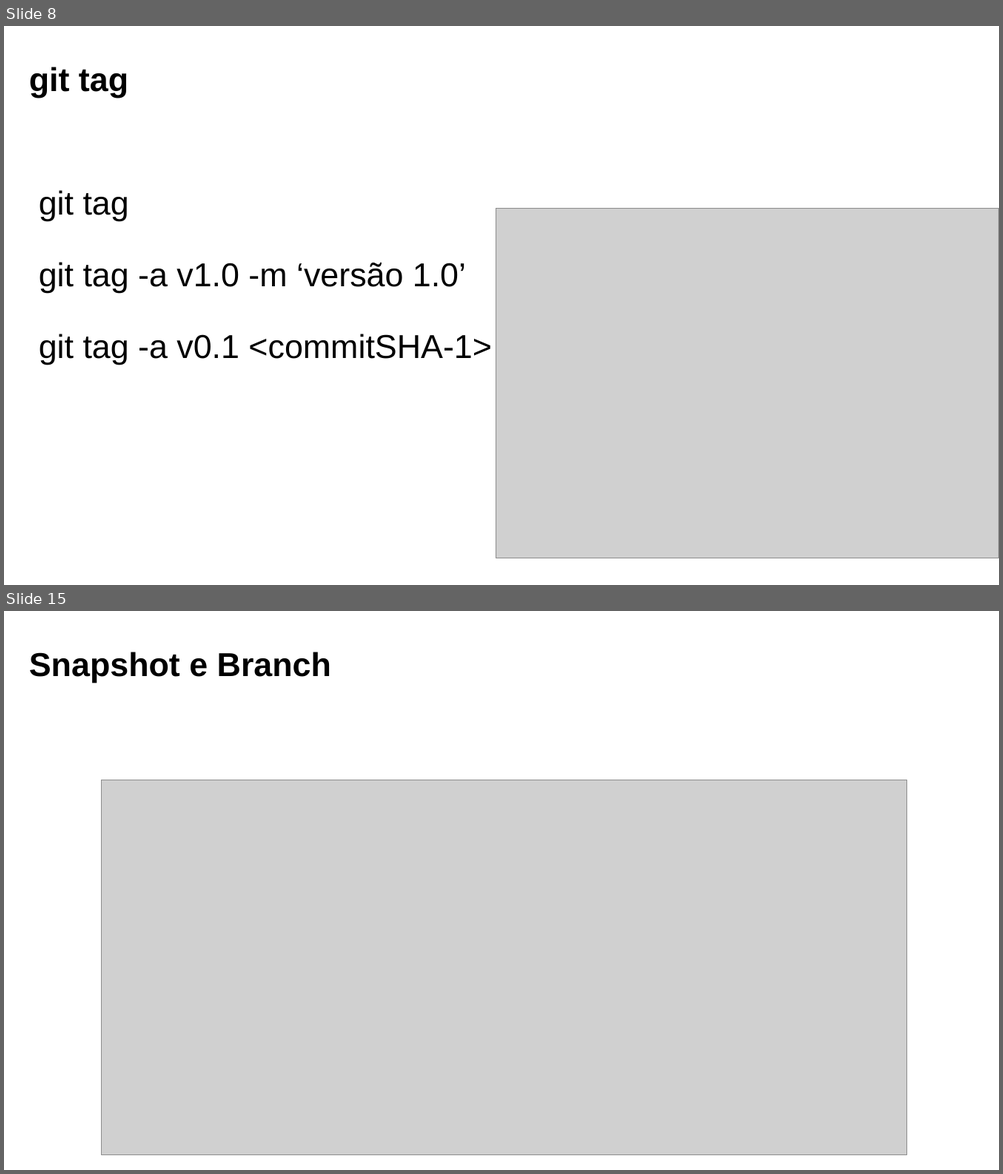
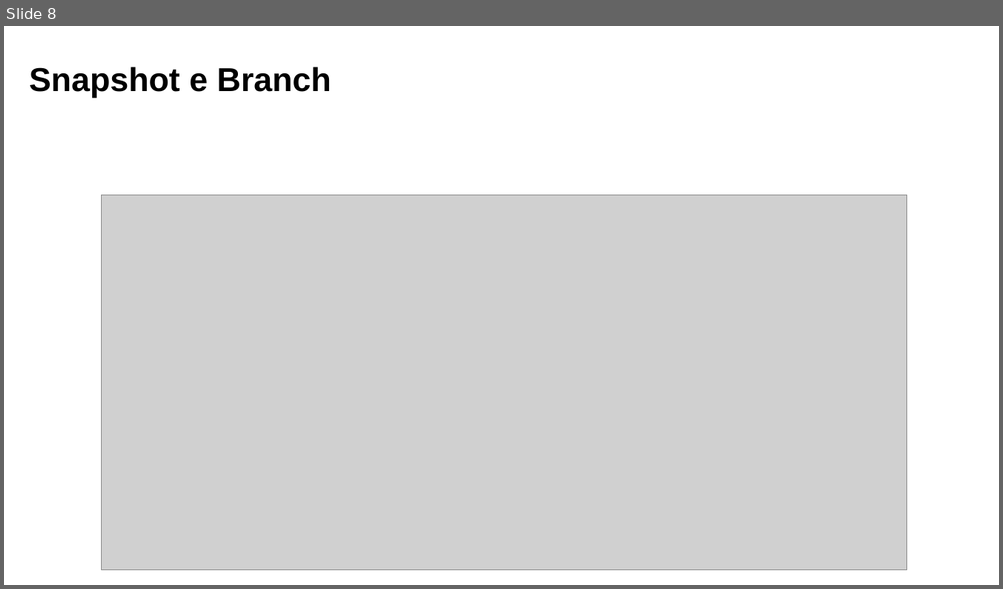
Before and after one commit to yunoguthi/testeCursoGit, a slide deck: aula03.pptx. Shown one above the other, each under a label of ours: slides 8 and 15 before the commit, slide 8 after it; the slides between them are not shown. The pictures are 1003x1174 and 1003x589 pixels, drawn with LibreOffice and Linux fonts; fonts in the diff are those of the drawing; grey boxes stand for pictures; background and template pictures are left out. Boxes give left, top, right and bottom in pixels: in the first picture for what was removed or moved away, otherwise in the second. Text is boxed around its words. In the diff, an @@ line names an element or a change of style, - is before the commit and + after.

```diff
--- a/aula03.pptx
+++ b/aula03.pptx
@@ slide 8 removed at bbox=[4, 26, 999, 585], background #FFFFFF @@
@@ text removed at bbox=[29, 67, 128, 98] @@
-git tag
@@ text removed at bbox=[39, 190, 492, 365] @@
-git tag
-git tag -a v1.0 -m ‘versão 1.0’
-git tag -a v0.1 <commitSHA-1>
@@ picture removed at bbox=[495, 209, 999, 559] @@
@@ what was slide 15 is now slide 8 @@
```
Also in this commit, not shown: 10 other slides removed, 1 other file.
